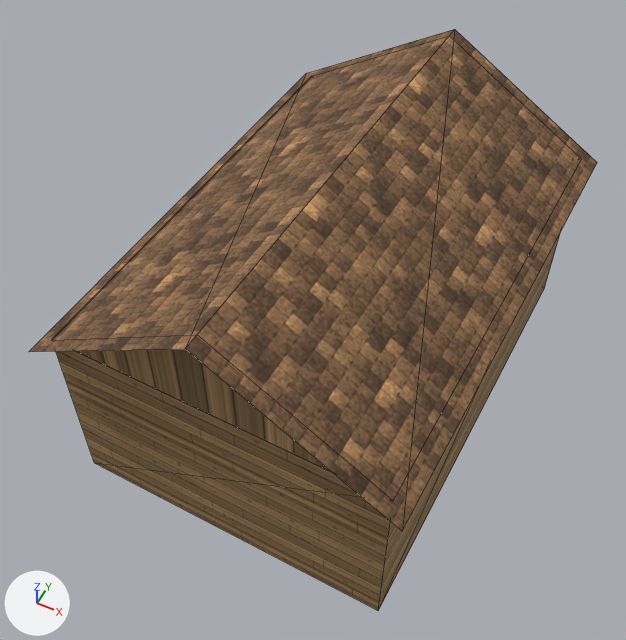
The glTF model world/bridgehollow/export/models/buildings/bld_house_027.glb, before and after one commit.
The view is the same before and after, from a 50 mm lens placed at (5.09, -11.49, 15.72), pointed at (-0.23, -0.86, 2.42). The axes (+X, +Y, +Z) are drawn at lower left. The lights are the same throughout. The picture after the commit comes second. Mesh edges are drawn as thin lines. Vertices at exactly the same position are counted once.

Script lines for the objects in view, before the commit:
```python
me_bld_house_027 = bpy.data.meshes.new('bld_house_027')
me_bld_house_027.from_pydata(...)  # 24 vertices, 16 faces; spans x -3.84..3.84, y -5.21..5.21, z 0.0..6.03
# faces by material slot: [12, 4]
me_bld_house_027.materials.append(mat_mat_plank)  # picture img_mat_plank
me_bld_house_027.materials.append(mat_mat_shingle)  # picture img_mat_shingle
ob_bld_house_027 = bpy.data.objects.new('bld_house_027', me_bld_house_027)
ob_bld_house_027.location = (0.0, 0.0, 0.0)
```
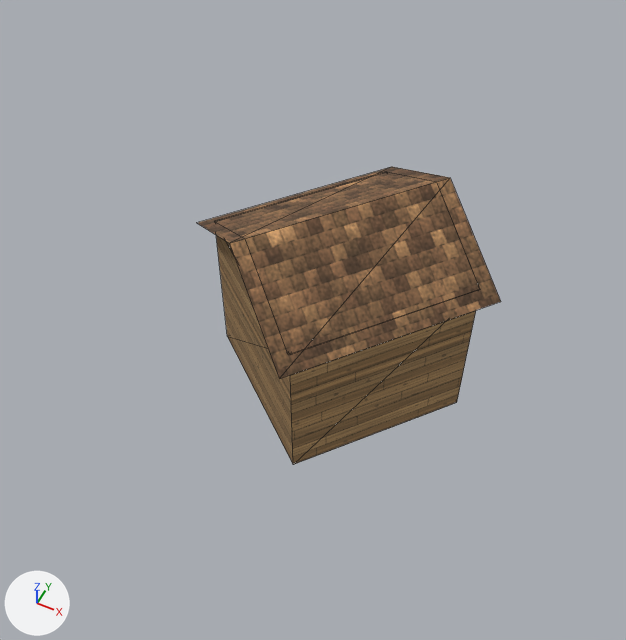
Where the change shows, as pixel boxes [x1, y1, x2, y2] in the pictures (626 x 640 px):
'bld_house_027', reshaped (46% narrower, 49% shorter): before [29, 29, 597, 611]; after [197, 167, 501, 465]

The change, as a diff of the scene's bpy script:
```diff
--- a/world/bridgehollow/export/models/buildings/bld_house_027.glb.py
+++ b/world/bridgehollow/export/models/buildings/bld_house_027.glb.py
@@ me_bld_house_027 @@
-me_bld_house_027.from_pydata(...)  # 24 vertices, 16 faces; spans x -3.84..3.84, y -5.21..5.21, z 0.0..6.03
-me_bld_house_027.vertices[0].co = (-3.15, 4.89, 0.0)
-me_bld_house_027.vertices[1].co = (-3.52, -4.62, 0.0)  # pixel (94, 462)
-me_bld_house_027.vertices[2].co = (-3.52, -4.62, 4.02)  # pixel (51, 339)
-me_bld_house_027.vertices[3].co = (-3.15, 4.89, 4.02)  # pixel (311, 76)
-me_bld_house_027.vertices[4].co = (3.15, -4.89, 0.0)  # pixel (378, 610)
-me_bld_house_027.vertices[5].co = (3.15, -4.89, 4.02)  # pixel (393, 500)
-me_bld_house_027.vertices[6].co = (3.52, 4.62, 0.0)  # pixel (544, 288)
-me_bld_house_027.vertices[7].co = (3.52, 4.62, 4.02)  # pixel (581, 159)
-me_bld_house_027.vertices[8].co = (-3.15, 4.89, 4.0)  # pixel (311, 77)
-me_bld_house_027.vertices[9].co = (-3.52, -4.62, 4.0)  # pixel (51, 340)
-me_bld_house_027.vertices[10].co = (3.15, -4.89, 4.0)  # pixel (393, 501)
-me_bld_house_027.vertices[11].co = (3.52, 4.62, 4.0)  # pixel (581, 160)
-me_bld_house_027.vertices[12].co = (-3.52, -4.64, 4.02)  # pixel (50, 340)
-me_bld_house_027.vertices[13].co = (3.15, -4.89, 4.02)  # pixel (393, 500)
-me_bld_house_027.vertices[14].co = (-0.18, -4.76, 6.03)  # pixel (197, 334)
-me_bld_house_027.vertices[15].co = (3.52, 4.64, 4.02)  # pixel (581, 159)
-me_bld_house_027.vertices[16].co = (-3.15, 4.89, 4.02)  # pixel (311, 76)
-me_bld_house_027.vertices[17].co = (0.18, 4.76, 6.03)  # pixel (449, 35)
-me_bld_house_027.vertices[18].co = (-3.45, 5.21, 3.84)  # pixel (306, 73)
-me_bld_house_027.vertices[19].co = (-3.84, -4.93, 3.84)  # pixel (28, 351)
-me_bld_house_027.vertices[20].co = (-0.19, -5.07, 6.03)  # pixel (185, 348)
-me_bld_house_027.vertices[21].co = (0.19, 5.07, 6.03)  # pixel (454, 29)
-me_bld_house_027.vertices[22].co = (3.45, -5.21, 3.84)  # pixel (402, 531)
-me_bld_house_027.vertices[23].co = (3.84, 4.93, 3.84)  # pixel (597, 162)
+me_bld_house_027.from_pydata(...)  # 24 vertices, 16 faces; spans x -3.22..3.22, y -3.22..3.22, z 0.0..4.83
+# me_bld_house_027 part 1
+me_bld_house_027.vertices[0].co = (2.79, 0.3, 0.0)  # pixel (456, 402)
+me_bld_house_027.vertices[1].co = (-0.26, 2.77, 0.0)
+me_bld_house_027.vertices[2].co = (-0.26, 2.77, 3.66)  # pixel (385, 171)
+me_bld_house_027.vertices[3].co = (2.79, 0.3, 3.66)  # pixel (480, 289)
+me_bld_house_027.vertices[4].co = (-2.79, -0.3, 0.0)  # pixel (227, 336)
+me_bld_house_027.vertices[5].co = (-2.79, -0.3, 3.66)  # pixel (214, 221)
+me_bld_house_027.vertices[6].co = (0.26, -2.77, 0.0)  # pixel (293, 464)
+me_bld_house_027.vertices[7].co = (0.26, -2.77, 3.66)  # pixel (289, 354)
+me_bld_house_027.vertices[8].co = (2.79, 0.3, 3.64)  # pixel (480, 289)
+me_bld_house_027.vertices[9].co = (-0.26, 2.77, 3.64)  # pixel (385, 172)
+me_bld_house_027.vertices[10].co = (-2.79, -0.3, 3.64)  # pixel (214, 222)
+me_bld_house_027.vertices[11].co = (0.26, -2.77, 3.64)  # pixel (289, 355)
+me_bld_house_027.vertices[12].co = (-2.79, -0.3, 3.66)  # pixel (214, 221)
+me_bld_house_027.vertices[13].co = (0.24, -2.8, 3.66)  # pixel (288, 354)
+me_bld_house_027.vertices[14].co = (-1.27, -1.55, 4.83)  # pixel (245, 238)
+me_bld_house_027.vertices[15].co = (2.79, 0.3, 3.66)  # pixel (480, 289)
+me_bld_house_027.vertices[16].co = (-0.24, 2.8, 3.66)  # pixel (386, 171)
+me_bld_house_027.vertices[17].co = (1.27, 1.55, 4.83)  # pixel (436, 181)
+me_bld_house_027.vertices[18].co = (-0.28, 3.22, 3.47)  # pixel (392, 166)
+me_bld_house_027.vertices[19].co = (-3.22, -0.35, 3.47)  # pixel (196, 222)
+me_bld_house_027.vertices[20].co = (-1.47, -1.79, 4.83)  # pixel (229, 243)
+me_bld_house_027.vertices[21].co = (1.47, 1.79, 4.83)  # pixel (450, 177)
+me_bld_house_027.vertices[22].co = (0.28, -3.22, 3.47)  # pixel (279, 378)
+me_bld_house_027.vertices[23].co = (3.22, 0.35, 3.47)  # pixel (500, 301)
 me_bld_house_027.materials.append(mat_mat_plank)
```
